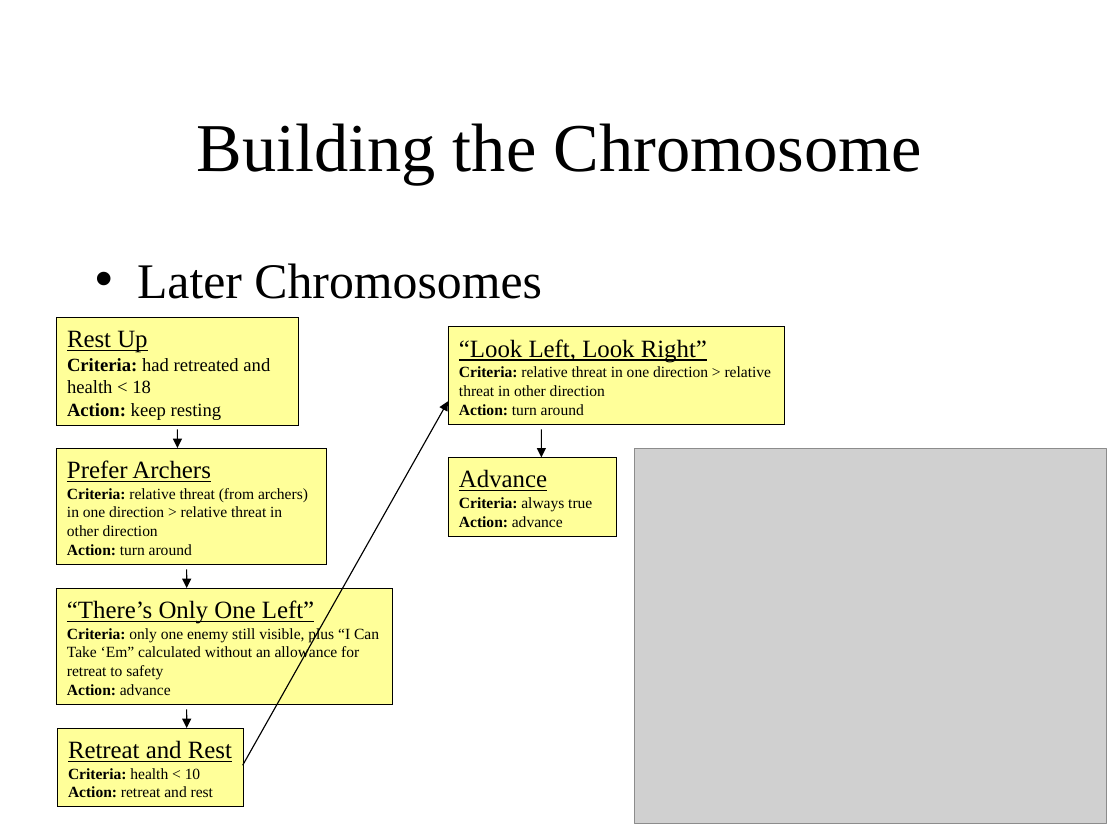
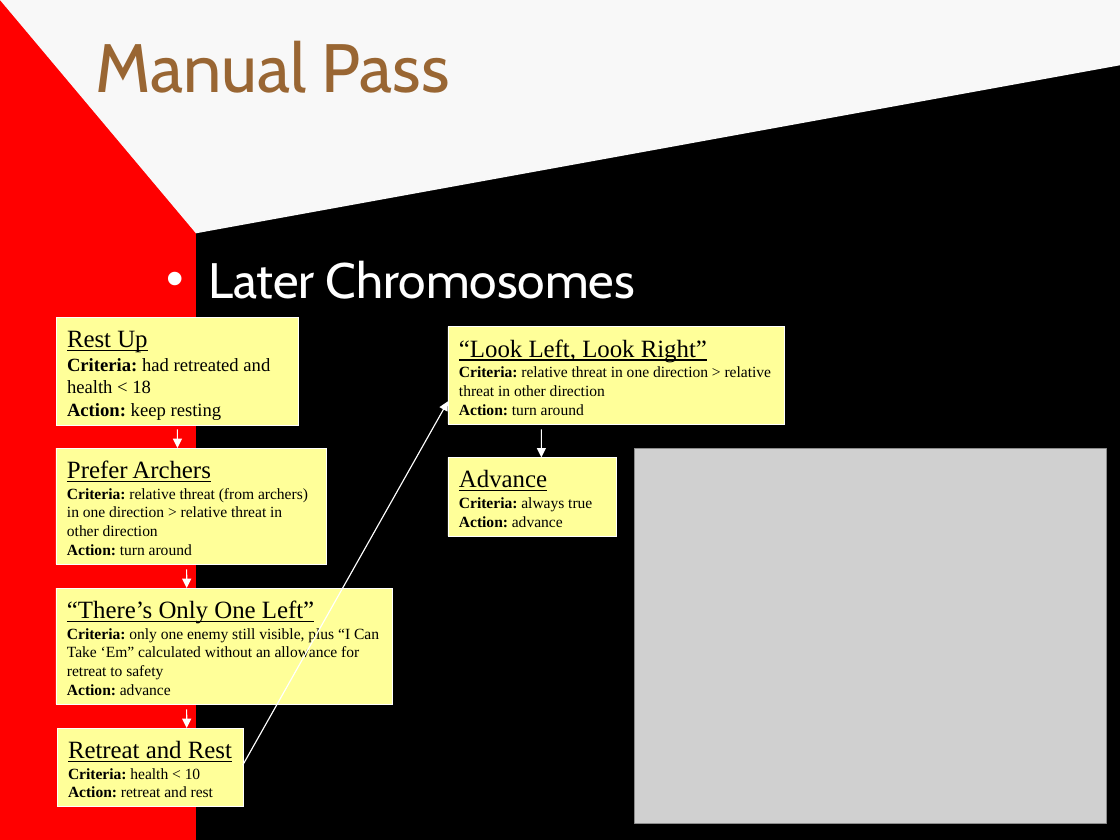
Before and after one commit to jkbishop8/GeneticAlgorithmsForAI, a slide deck: slide 16 of genetic_algorithms_and_rubywarrior_presentation.ppt (slide 11 before the commit). Drawn at 1120x840 pixels with LibreOffice and Linux fonts; fonts in the diff are those of the drawing; grey boxes stand for pictures. Boxes give left, top, right and bottom in pixels: in the first picture for what was removed or moved away, otherwise in the second. Text is boxed around its words. In the diff, an @@ line names an element or a change of style, - is before the commit and + after.

```diff
--- a/genetic_algorithms_and_rubywarrior_presentation.ppt
+++ b/genetic_algorithms_and_rubywarrior_presentation.ppt
@@ background #FFFFFF to #808080 @@
@@ rectangle added at box(0, 0, 196, 840), fill #FF0000 @@
@@ freeform shape added at box(0, 0, 1120, 233), fill #F8F8F8 @@
@@ rectangle added at box(196, 0, 1120, 840), fill #000000 @@
@@ title added at box(95, 40, 450, 93), 44 pt, text #996633 @@
+Manual Pass
@@ title removed at box(197, 123, 923, 185) @@
-Building the Chromosome
@@ text "Later Chromosomes": place and size @@
-text "Later Chromosomes" at box(137, 263, 542, 299)
+text "Later Chromosomes" at box(208, 260, 635, 299)
@@ text "Later Chromosomes" at box(208, 260, 635, 299): font Times New Roman to Cabin, text colour #000000 to #FFFFFF; bullet colour #000000 to #FFFFFF @@
@@ arrow (243, 765) - (448, 401): stroke #000000 0.74 pt to #FFFFFF 0.74 pt @@
@@ outline #000000 0.51 pt to #FFFFFF 0.51 pt in 6 elements at box(57, 728, 243, 806), box(56, 317, 299, 426), box(56, 588, 392, 704), box(448, 327, 784, 424), box(448, 457, 616, 535), box(56, 448, 327, 564) @@
@@ arrow (177, 429) - (177, 448): stroke #000000 0.74 pt to #FFFFFF 0.74 pt @@
@@ arrow (541, 429) - (541, 457): stroke #000000 0.74 pt to #FFFFFF 0.74 pt @@
@@ arrow (187, 569) - (187, 588): stroke #000000 0.74 pt to #FFFFFF 0.74 pt @@
@@ arrow (187, 709) - (187, 728): stroke #000000 0.74 pt to #FFFFFF 0.74 pt @@
```
Also in this commit, not shown: 22 other slides changed, 27 slides added, 1 slide removed.
